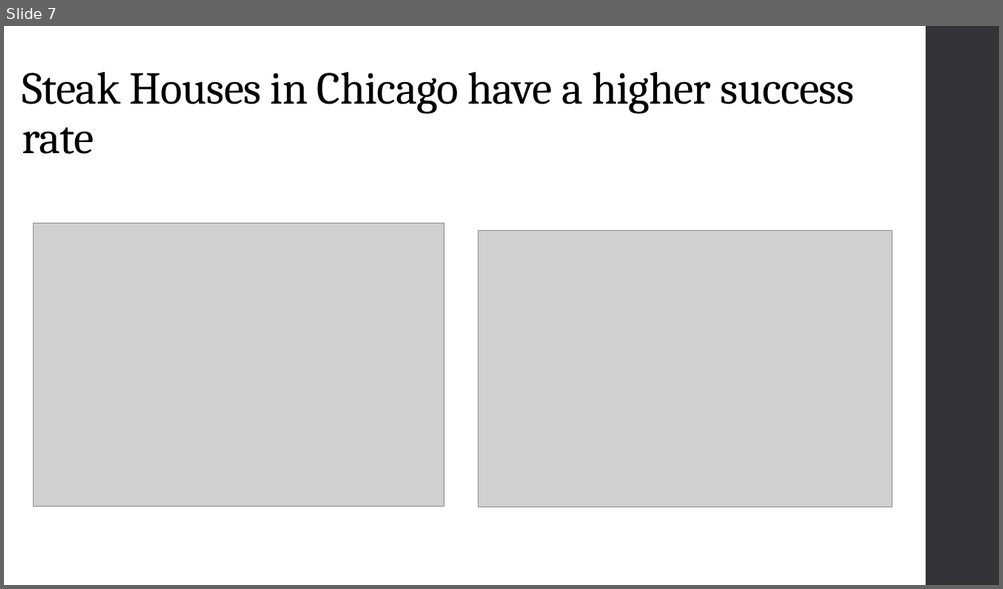
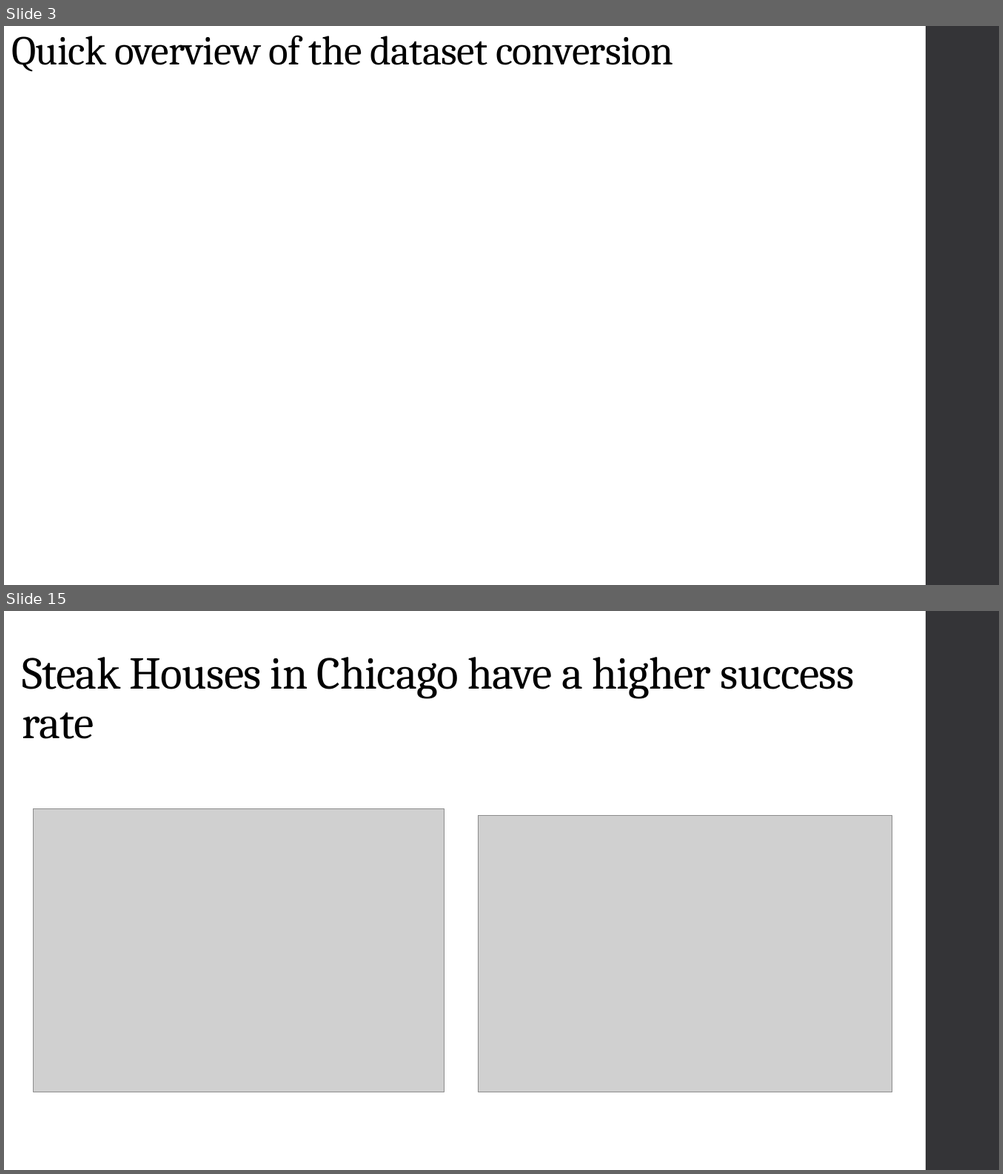
Before and after one commit to MichaelEmmert/OpenTable, a slide deck: opentable.pptm. Shown one above the other, each under a label of ours: slide 7 before the commit, slides 3 and 15 after it; the slides between them are not shown. The pictures are 1003x589 and 1003x1174 pixels, drawn with LibreOffice and Linux fonts; fonts in the diff are those of the drawing; grey boxes stand for pictures. Boxes give left, top, right and bottom in pixels: in the first picture for what was removed or moved away, otherwise in the second. Text is boxed around its words. In the diff, an @@ line names an element or a change of style, - is before the commit and + after.

```diff
--- a/opentable.pptm
+++ b/opentable.pptm
@@ slide 3 added at box(4, 26, 999, 585), background #FFFFFF; not listed: 1 template element that a slide beside it also shows @@
@@ title added at box(11, 35, 673, 72), 39.6 pt, text #000000 @@
+Quick overview of the dataset conversion
@@ what was slide 7 is now slide 15 @@
```
Also in this commit, not shown: 4 slides changed, 9 other slides added, 2 slides removed, 4 other files.
